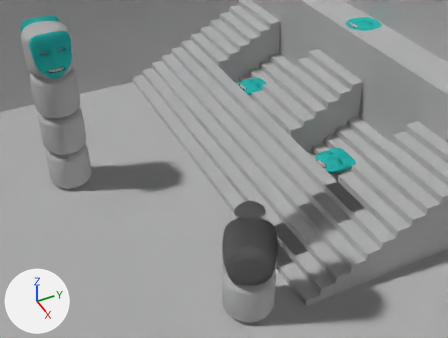
One commit to the Blender file android/assets/model/inside_level1_jump_and_shoot.blend: the scene before it, then after it.
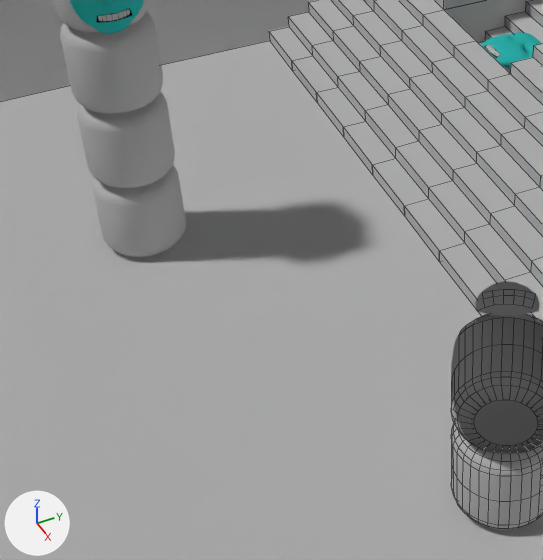
There are two pictures of each version: one from a camera (50 mm lens) standing at (25.13, -14.0, 18.8) and looking at (7.52, -5.33, 4.12), one close up on the part from 0% to 60% of the width and 18% to 100% of the height. Lighting does not change. The marker at lower left points along +X, +Y and +Z. The close-ups show mesh edges as thin lines. Everything nearer to the camera than a plane just in front of the edit is cut away.

In view in the first close-up: 'pillar', 'pillar.001', 'pillar.002', 'pillar.004', 'pillar.005', 'stair.001', 'stair.002', 'stair.004', 'stair.005', 'stair.015', 'stair.016', 'walls'.
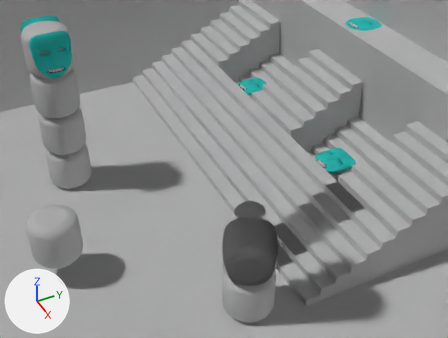
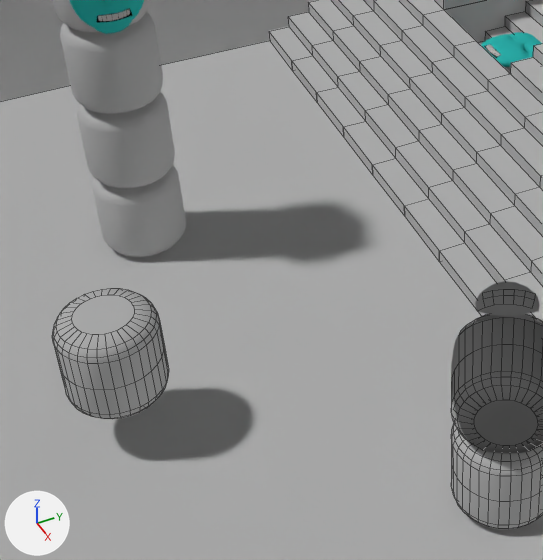
The change, as a list of edits to the scene's bpy script:
```text
Add me_cylinder_001:
    me_cylinder_001.from_pydata(...)  # 288 vertices, 258 faces; spans x -1.0..1.0, y -1.0..1.0, z -1.0..1.0
    me_cylinder_001.materials.append(mat_material_002)  # its picture is missing
Add ob_glyth:
    ob_glyth = bpy.data.objects.new('glyth', me_cylinder_001)
    ob_glyth.location = (6.0, -12.0, 2.0)
    ob_glyth.rotation_euler = (1.571, 0.0, 0.0)  # degrees (90, 0, 0)
```

Where the change shows, as pixel boxes [x1, y1, x2, y2] in the close-ups (543 x 560 px):
'glyth', added
    after: [52, 288, 169, 419]
